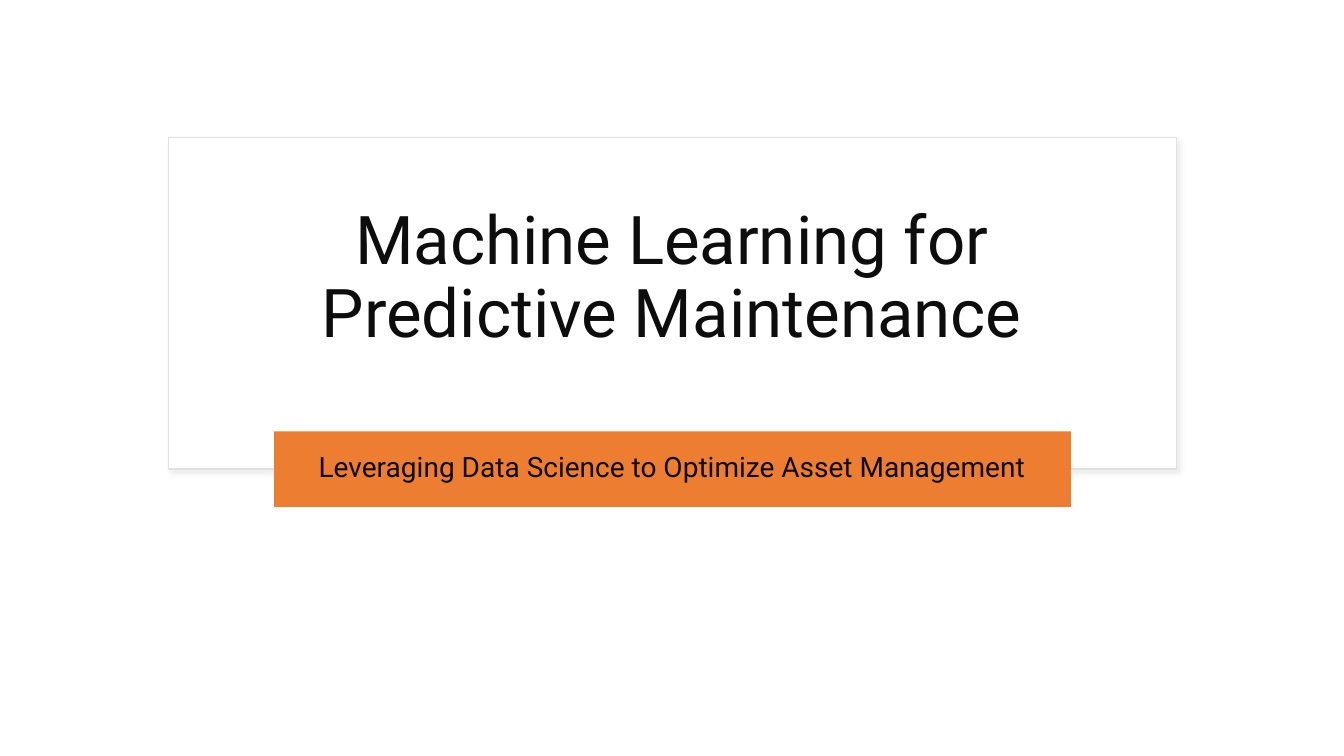
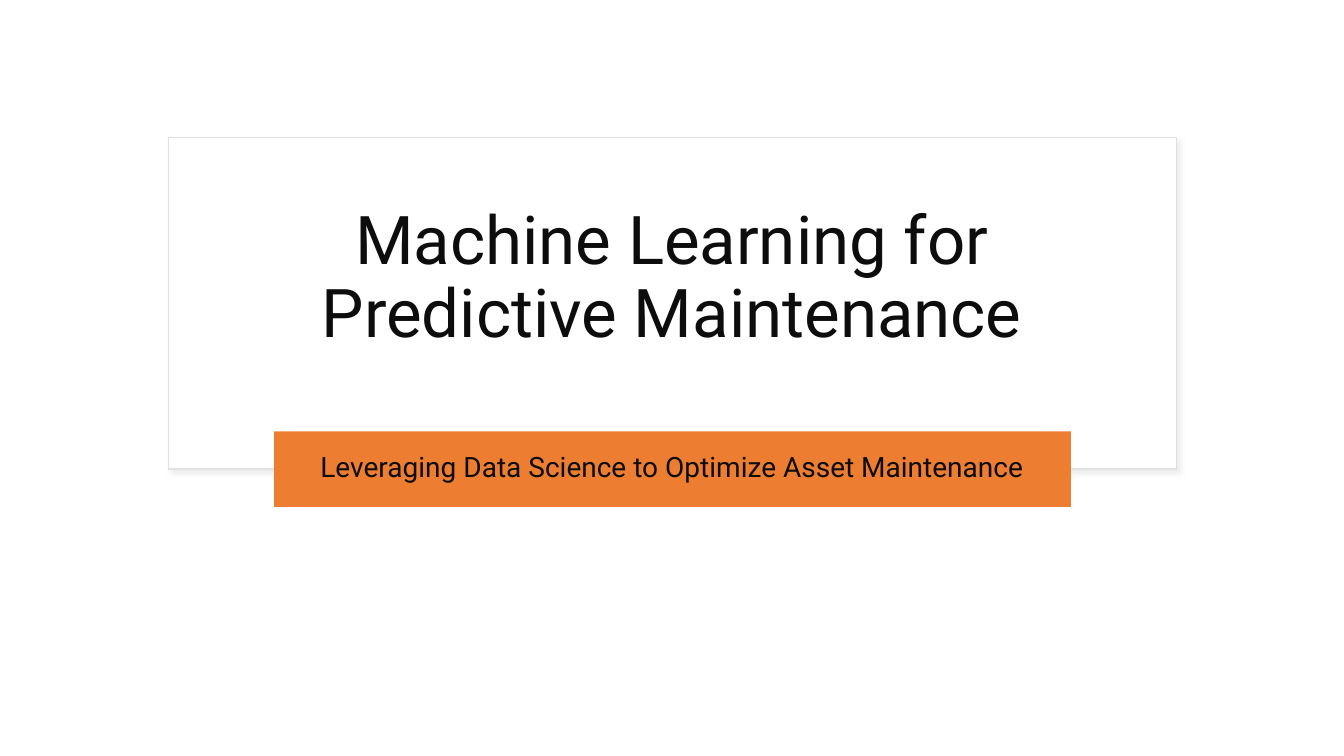
Before and after one commit to ManishaEY/eyaipythontraining, a slide deck: slide 1 of MachineLearningForPredictiveMaintenance.pptx. Drawn at 1344x756 pixels with LibreOffice and Linux fonts; fonts in the diff are those of the drawing. Boxes give left, top, right and bottom in pixels: in the first picture for what was removed or moved away, otherwise in the second. Text is boxed around its words. In the diff, an @@ line names an element or a change of style, - is before the commit and + after.

```diff
--- a/MachineLearningForPredictiveMaintenance.pptx
+++ b/MachineLearningForPredictiveMaintenance.pptx
@@ subtitle at (320,456,1023,483): text changed @@
-Leveraging Data Science to Optimize Asset Management
+Leveraging Data Science to Optimize Asset Maintenance
```
Also in this commit, not shown: 5 other slides changed, 2 slides added, 1 slide removed.
